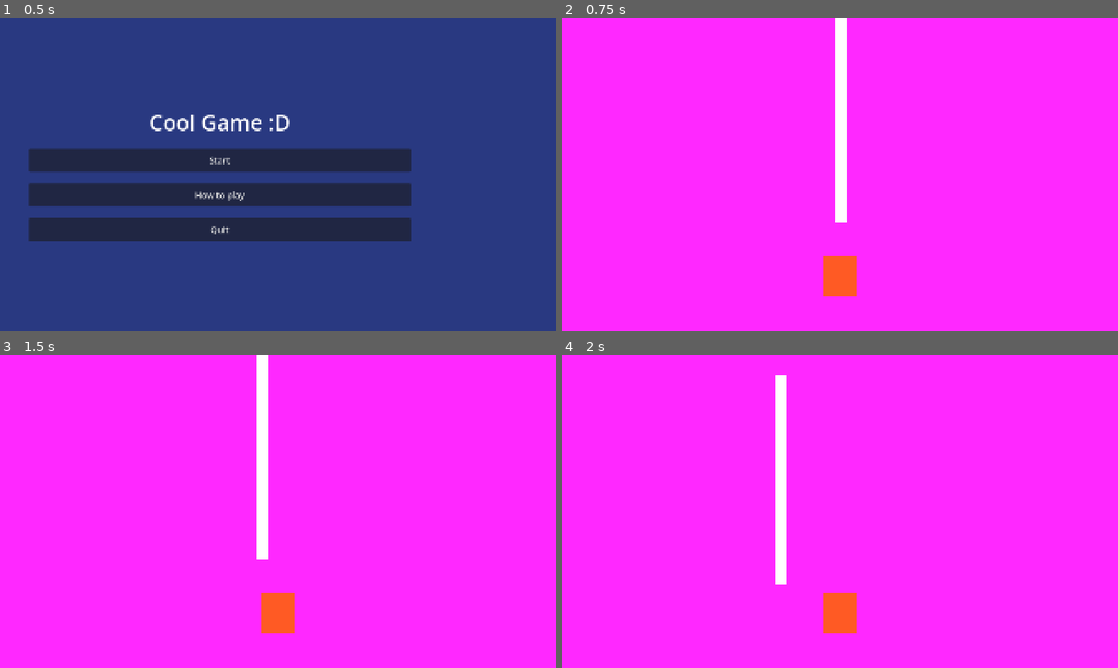
Above: before the commit, frames 1-4 (two rows, left to right).
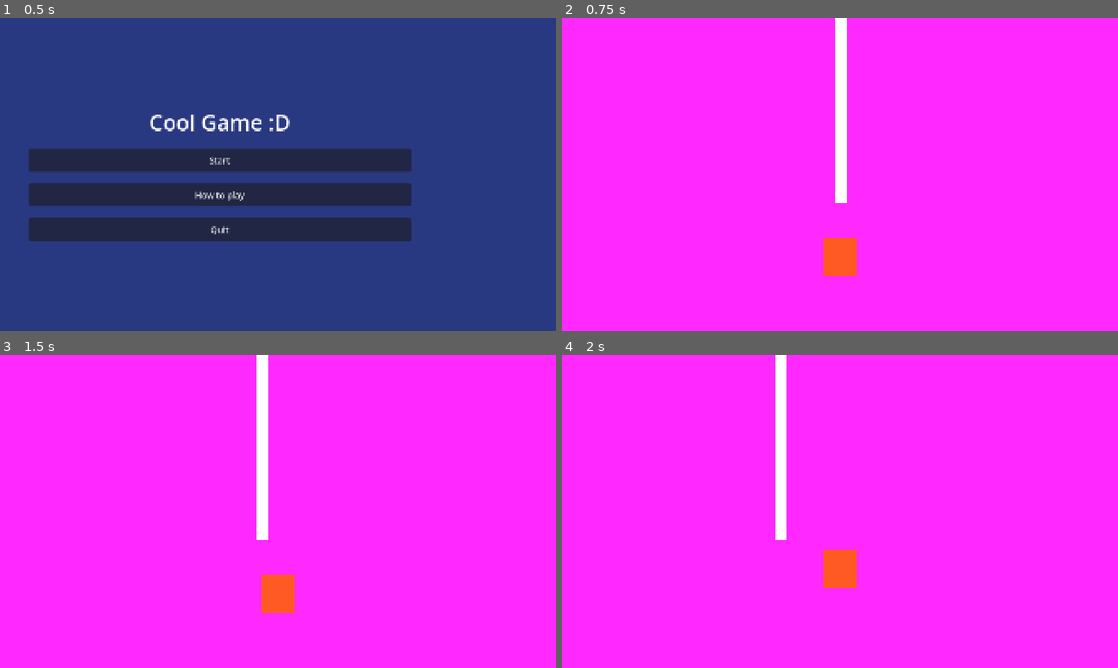
Above: after the commit, the same moments.

Repository: myryk31415/bimm-game-jam
Game: Godot game, scene res://scenes/main_menu.tscn
Two runs of this game, one before a commit and one after it. Both use one fixed random seed, a clock stepped at 60 frames per second and the inputs below.
Inputs:
- Up to frame 1 (0.5 s): no input
- Up to frame 2 (0.75 s): click "Start" at 0.5 s
- Up to frame 3 (1.5 s): tap Enter (ui_accept) at 1.25 s; hold Right (right) from 1.28 s (still down)
- Up to frame 4 (2 s): keep holding Right (right); tap Space (jump) at 1.52 s

Frame 1 is identical in both runs. In frame 2, 0.9% of the frame differs, in the area x 47-53%, y 59-89%; in frame 3, 0.9%; in frame 4, 1.9%, in the area x 38-53%, y 0-89%.

Commit message:
Make camera have a fixed y coordinate
Signed-off-by: Paul Adam <adamp@posteo.de>

Diff:
--- a/scenes/player.tscn
+++ b/scenes/player.tscn
@@ -30,4 +30,5 @@
 color = Color(1, 0.3547017, 0.14347064, 1)
 
 [node name="Camera2D" type="Camera2D" parent="." unique_id=1272232748]
-offset = Vector2(0, -350)
+limit_top = 730
+limit_bottom = 730
